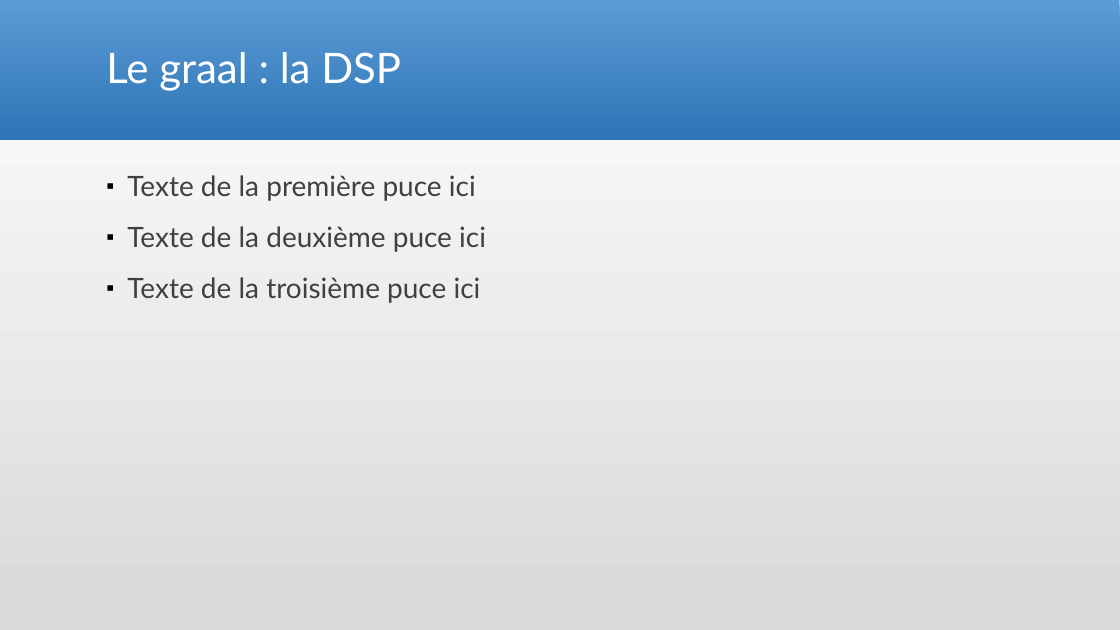
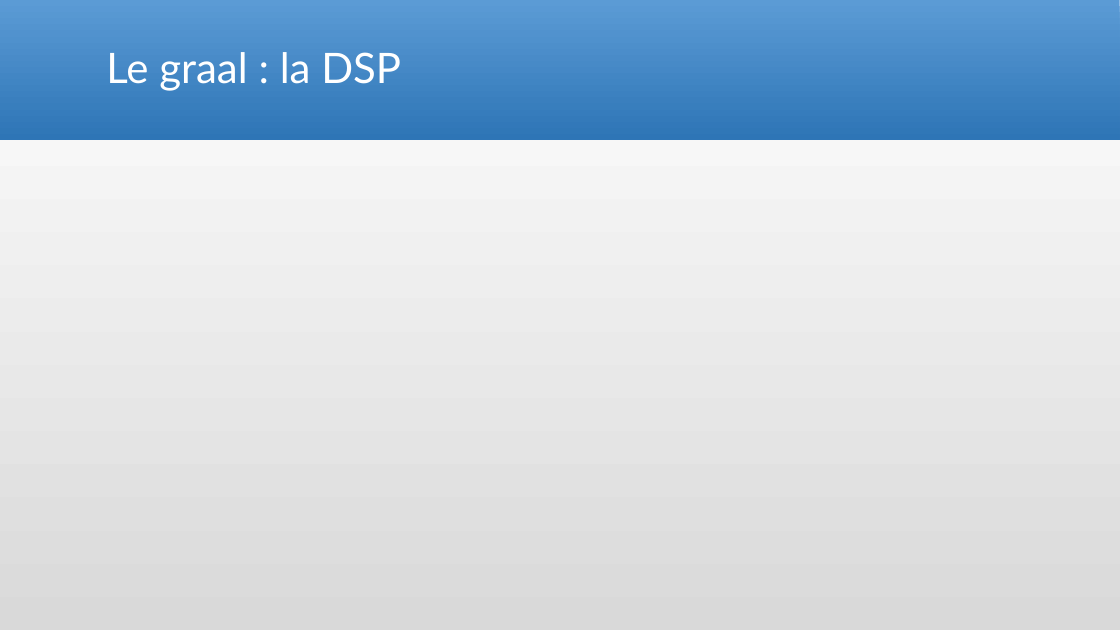
Before and after one commit to Arcyno/analyse_spectrale, a slide deck: slide 6 of Analyse spectrale_etienne.pptx. Drawn at 1120x630 pixels with LibreOffice and Linux fonts; fonts in the diff are those of the drawing; grey boxes stand for pictures. Boxes give left, top, right and bottom in pixels: in the first picture for what was removed or moved away, otherwise in the second. Text is boxed around its words. In the diff, an @@ line names an element or a change of style, - is before the commit and + after.

Commit message:
ça avance

```diff
--- a/Analyse spectrale_etienne.pptx
+++ b/Analyse spectrale_etienne.pptx
@@ text removed at (127,175,486,303) @@
-▪ Texte de la première puce ici
-▪ Texte de la deuxième puce ici
-▪ Texte de la troisième puce ici
```
